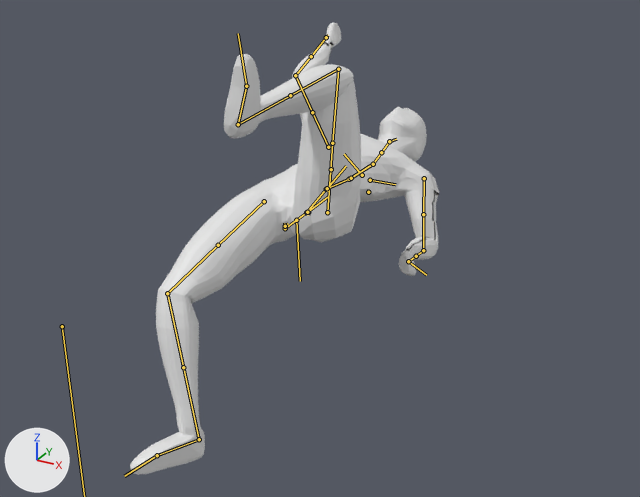
The FBX model Character Template F3.fbx as it was, and as the next commit left it.
Rendered twice from a camera (50 mm lens) standing at (1.246, -1.16, 0.885) and looking at (0.081, 0.958, -0.174). Every picture has the same lights, and +X, +Y and +Z are marked at lower left. Both versions are drawn at frame 6 of the action 'rig.001|Run'; the numbers are the values there. The bones that bend it are drawn over the model as lines.
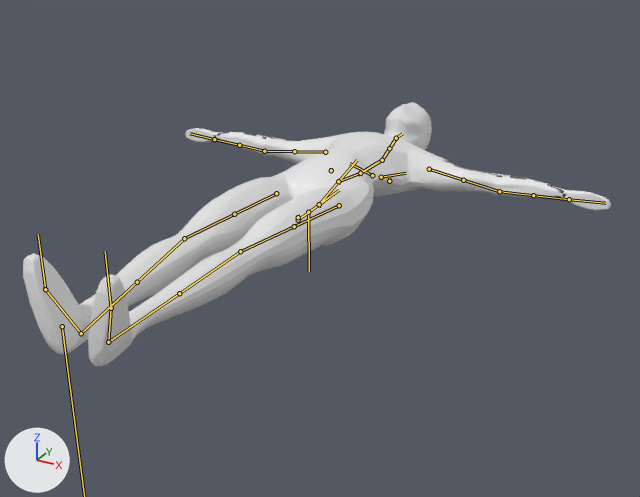
What differs and where, as boxes (x1, y1, x2, y2) in the pictures (640 x 497 px):
'Sphere', posed (90% wider, 41% shorter)
    before: (130, 23, 439, 475)
    after: (23, 102, 611, 367)
bone 'DEF-spine', root to tip
    before: (285, 228) to (306, 212)
    after: (298, 220) to (319, 204)
bone 'DEF-spine.002', root to tip
    before: (326, 189) to (349, 179)
    after: (338, 181) to (360, 173)
bone 'DEF-spine.003', root to tip
    before: (349, 179) to (373, 164)
    after: (360, 173) to (382, 160)
bone 'DEF-spine.004', root to tip
    before: (373, 164) to (381, 152)
    after: (382, 160) to (389, 148)
bone 'DEF-spine.005', root to tip
    before: (381, 152) to (389, 141)
    after: (389, 148) to (396, 138)
bone 'DEF-spine.006', root to tip
    before: (389, 141) to (396, 139)
    after: (396, 138) to (402, 133)
bone 'torso', root to tip
    before: (296, 220) to (300, 281)
    after: (308, 212) to (309, 271)
bone 'DEF-thigh.L', root to tip
    before: (327, 212) to (332, 143)
    after: (339, 205) to (294, 226)
bone 'DEF-thigh.L.001', root to tip
    before: (332, 143) to (338, 69)
    after: (294, 226) to (240, 251)
bone 'DEF-shin.L', root to tip
    before: (338, 69) to (290, 95)
    after: (240, 251) to (179, 293)
bone 'DEF-shin.L.001', root to tip
    before: (290, 95) to (238, 124)
    after: (179, 293) to (108, 342)
bone 'DEF-foot.L', root to tip
    before: (238, 124) to (246, 86)
    after: (108, 342) to (111, 308)
bone 'DEF-toe.L', root to tip
    before: (246, 86) to (238, 33)
    after: (111, 308) to (105, 251)
bone 'DEF-thigh.R', root to tip
    before: (264, 201) to (218, 245)
    after: (276, 193) to (234, 214)
bone 'DEF-shin.R', root to tip
    before: (167, 293) to (183, 367)
    after: (184, 238) to (137, 282)
bone 'DEF-foot.R', root to tip
    before: (199, 439) to (157, 455)
    after: (81, 333) to (45, 289)
bone 'DEF-toe.R', root to tip
    before: (157, 455) to (124, 476)
    after: (45, 289) to (38, 234)
bone 'MCH-spine.002', root to tip
    before: (327, 188) to (327, 191)
    after: (338, 181) to (338, 184)
bone 'MCH-spine.003', root to tip
    before: (351, 178) to (350, 180)
    after: (360, 173) to (360, 176)
bone 'ORG-shoulder.L', root to tip
    before: (370, 180) to (395, 184)
    after: (381, 177) to (406, 173)
bone 'DEF-upper_arm.L', root to tip
    before: (424, 178) to (423, 214)
    after: (429, 169) to (463, 180)
bone 'DEF-forearm.L', root to tip
    before: (423, 250) to (416, 256)
    after: (499, 191) to (533, 195)
bone 'DEF-forearm.L.001', root to tip
    before: (416, 256) to (408, 261)
    after: (533, 195) to (569, 199)
bone 'DEF-hand.L', root to tip
    before: (408, 261) to (426, 275)
    after: (569, 199) to (605, 203)
bone 'ORG-shoulder.R', root to tip
    before: (362, 175) to (344, 154)
    after: (372, 175) to (350, 163)
bone 'DEF-upper_arm.R', root to tip
    before: (328, 147) to (312, 112)
    after: (325, 152) to (294, 151)
bone 'DEF-upper_arm.R.001', root to tip
    before: (312, 112) to (295, 75)
    after: (294, 151) to (264, 151)
bone 'DEF-forearm.R', root to tip
    before: (295, 75) to (311, 56)
    after: (264, 151) to (239, 145)
bone 'DEF-forearm.R.001', root to tip
    before: (311, 56) to (326, 37)
    after: (239, 145) to (214, 139)
bone 'DEF-hand.R', root to tip
    before: (326, 37) to (328, 35)
    after: (214, 139) to (190, 133)
bone 'ORG-breast.L', root to tip
    before: (368, 192) to (369, 189)
    after: (389, 181) to (389, 178)
bone 'ORG-breast.R', root to tip
    before: (331, 169) to (332, 167)
    after: (331, 170) to (331, 168)

What the commit changed:
Bone 'DEF-spine' (bone_def_spine) moves from (0.0, -0.074, 0.003) to (0.0, 0.0, 0.0).
Bone 'DEF-spine' (bone_def_spine) turns from (0, -3, 0) to (0, 0, 0) degrees about its own x, y and z.
Bone 'DEF-spine' (bone_def_spine) is rescaled from (1.02, 0.97, 1.02) to (1.0, 1.0, 1.0).
Bone 'DEF-spine.002' (bone_def_spine_002) turns from (2, 6, 0) to (0, 0, 0) degrees about its own x, y and z.
Bone 'DEF-spine.003' (bone_def_spine_003) turns from (2, 17, -2) to (0, 0, 0) degrees about its own x, y and z.
Bone 'DEF-spine.004' (bone_def_spine_004) turns from (-2, -10, 6) to (0, 0, 0) degrees about its own x, y and z.
Bone 'DEF-spine.004' (bone_def_spine_004) is rescaled from (1.02, 0.97, 1.02) to (1.0, 1.0, 1.0).
Bone 'DEF-spine.005' (bone_def_spine_005) is rescaled from (0.97, 1.07, 0.97) to (1.0, 1.0, 1.0).
Bone 'DEF-spine.006' (bone_def_spine_006) turns from (-10, -11, 2) to (0, 0, 0) degrees about its own x, y and z.
Bone 'torso' (bone_torso) moves from (0.0, 0.0, -0.074) to (0.0, 0.0, 0.0).
Bone 'torso' (bone_torso) turns from (0, 0, -3) to (0, 0, 0) degrees about its own x, y and z.
Bone 'DEF-thigh.L' (bone_def_thigh_l) moves from (0.003, -0.002, 0.002) to (0.0, 0.0, 0.0).
Bone 'DEF-thigh.L' (bone_def_thigh_l) turns from (-86, 12, 4) to (0, 0, 0) degrees about its own x, y and z.
Bone 'DEF-thigh.L' (bone_def_thigh_l) is rescaled from (1.09, 0.85, 1.09) to (1.0, 1.0, 1.0).
Bone 'DEF-thigh.L.001' (bone_def_thigh_l_001) turns from (0, -10, 0) to (0, 0, 0) degrees about its own x, y and z.
Bone 'DEF-shin.L' (bone_def_shin_l) turns from (96, 4, -6) to (0, 0, 0) degrees about its own x, y and z.
Bone 'DEF-shin.L' (bone_def_shin_l) is rescaled from (1.01, 0.79, 1.27) to (1.0, 1.0, 1.0).
Bone 'DEF-shin.L.001' (bone_def_shin_l_001) turns from (0, -4, 0) to (0, 0, 0) degrees about its own x, y and z.
Bone 'DEF-foot.L' (bone_def_foot_l) turns from (-23, 1, -7) to (0, 0, 0) degrees about its own x, y and z.
Bone 'DEF-foot.L' (bone_def_foot_l) is rescaled from (0.94, 0.88, 1.22) to (1.0, 1.0, 1.0).
Bone 'DEF-toe.L' (bone_def_toe_l) turns from (-10, -5, 0) to (0, 0, 0) degrees about its own x, y and z.
Bone 'DEF-toe.L' (bone_def_toe_l) is rescaled from (0.99, 1.04, 0.97) to (1.0, 1.0, 1.0).
Bone 'DEF-thigh.R' (bone_def_thigh_r) moves from (0.001, -0.003, -0.001) to (0.0, 0.0, 0.0).
Bone 'DEF-thigh.R' (bone_def_thigh_r) turns from (17, -2, 16) to (0, 0, 0) degrees about its own x, y and z.
Bone 'DEF-thigh.R' (bone_def_thigh_r) is rescaled from (1.05, 0.9, 1.05) to (1.0, 1.0, 1.0).
Bone 'DEF-shin.R' (bone_def_shin_r) turns from (53, -2, -3) to (0, 0, 0) degrees about its own x, y and z.
Bone 'DEF-shin.R' (bone_def_shin_r) is rescaled from (0.98, 0.92, 1.12) to (1.0, 1.0, 1.0).
Bone 'DEF-foot.R' (bone_def_foot_r) turns from (-1, -13, 11) to (0, 0, 0) degrees about its own x, y and z.
Bone 'DEF-foot.R' (bone_def_foot_r) is rescaled from (0.97, 0.98, 1.05) to (1.0, 1.0, 1.0).
Bone 'DEF-toe.R' (bone_def_toe_r) turns from (-10, 4, -1) to (0, 0, 0) degrees about its own x, y and z.
Bone 'DEF-toe.R' (bone_def_toe_r) is rescaled from (1.0, 0.99, 1.01) to (1.0, 1.0, 1.0).
Bone 'MCH-spine.002' (bone_mch_spine_002) turns from (2, 1, 11) to (0, 0, 0) degrees about its own x, y and z.
Bone 'MCH-spine.003' (bone_mch_spine_003) turns from (2, 1, 11) to (0, 0, 0) degrees about its own x, y and z.
Bone 'ORG-shoulder.L' (bone_org_shoulder_l) turns from (2, 0, -3) to (0, 0, 0) degrees about its own x, y and z.
Bone 'DEF-upper_arm.L' (bone_def_upper_arm_l) moves from (-0.027, -0.009, 0.031) to (0.0, 0.0, 0.0).
Bone 'DEF-upper_arm.L' (bone_def_upper_arm_l) turns from (-49, -12, -17) to (0, 0, 0) degrees about its own x, y and z.
Bone 'DEF-upper_arm.L' (bone_def_upper_arm_l) is rescaled from (1.03, 0.94, 1.03) to (1.0, 1.0, 1.0).
Bone 'DEF-forearm.L' (bone_def_forearm_l) turns from (6, 29, -62) to (0, 0, 0) degrees about its own x, y and z.
Bone 'DEF-forearm.L' (bone_def_forearm_l) is rescaled from (1.27, 0.62, 1.27) to (1.0, 1.0, 1.0).
Bone 'DEF-forearm.L.001' (bone_def_forearm_l_001) turns from (0, 12, 0) to (0, 0, 0) degrees about its own x, y and z.
Bone 'DEF-hand.L' (bone_def_hand_l) turns from (8, 9, 27) to (0, 0, 0) degrees about its own x, y and z.
Bone 'DEF-hand.L' (bone_def_hand_l) is rescaled from (0.93, 1.51, 0.8) to (1.0, 1.0, 1.0).
Bone 'ORG-shoulder.R' (bone_org_shoulder_r) turns from (2, 0, 3) to (0, 0, 0) degrees about its own x, y and z.
Bone 'DEF-upper_arm.R' (bone_def_upper_arm_r) moves from (0.005, -0.027, -0.039) to (0.0, 0.0, 0.0).
Bone 'DEF-upper_arm.R' (bone_def_upper_arm_r) turns from (53, -19, 19) to (0, 0, 0) degrees about its own x, y and z.
Bone 'DEF-upper_arm.R' (bone_def_upper_arm_r) is rescaled from (0.95, 1.12, 0.95) to (1.0, 1.0, 1.0).
Bone 'DEF-upper_arm.R.001' (bone_def_upper_arm_r_001) turns from (0, -10, 0) to (0, 0, 0) degrees about its own x, y and z.
Bone 'DEF-forearm.R' (bone_def_forearm_r) turns from (18, 26, -66) to (0, 0, 0) degrees about its own x, y and z.
Bone 'DEF-forearm.R' (bone_def_forearm_r) is rescaled from (1.1, 0.83, 1.11) to (1.0, 1.0, 1.0).
Bone 'DEF-forearm.R.001' (bone_def_forearm_r_001) turns from (0, 37, 0) to (0, 0, 0) degrees about its own x, y and z.
Bone 'DEF-hand.R' (bone_def_hand_r) turns from (14, 37, -40) to (0, 0, 0) degrees about its own x, y and z.
Bone 'DEF-hand.R' (bone_def_hand_r) is rescaled from (0.99, 1.1, 1.0) to (1.0, 1.0, 1.0).
Bone 'ORG-breast.L' (bone_org_breast_l) moves from (0.033, 0.0, 0.0) to (0.0, 0.0, 0.0).
Bone 'ORG-breast.R' (bone_org_breast_r) moves from (-0.035, 0.0, 0.0) to (0.0, 0.0, 0.0).
